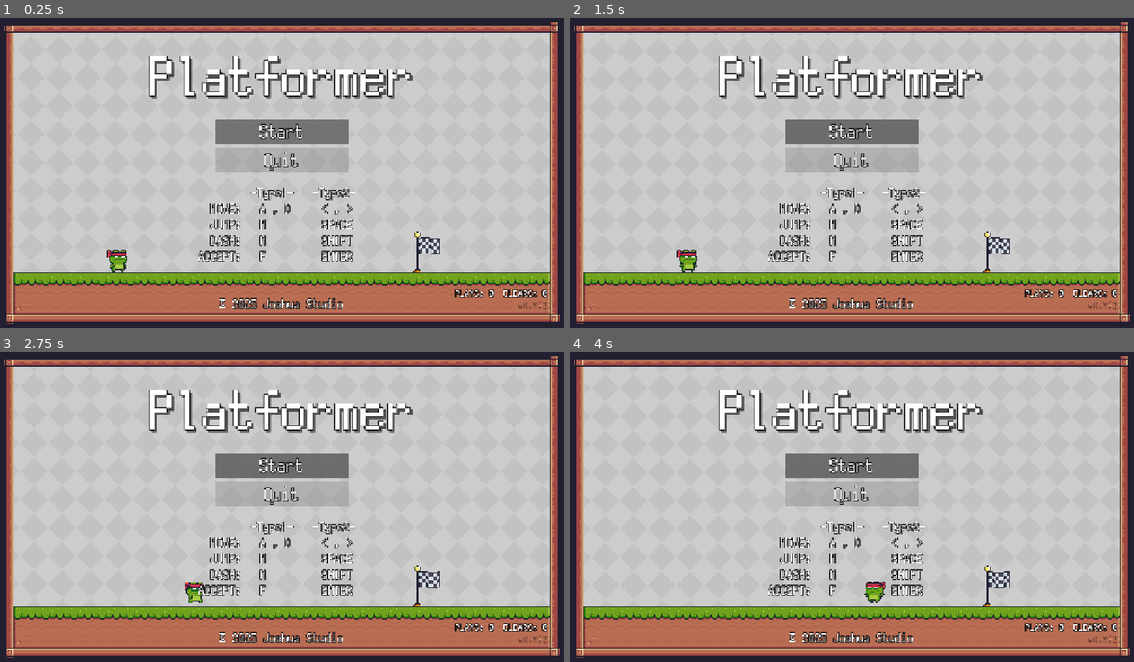
Above: before the commit, frames 1-4 (two rows, left to right).
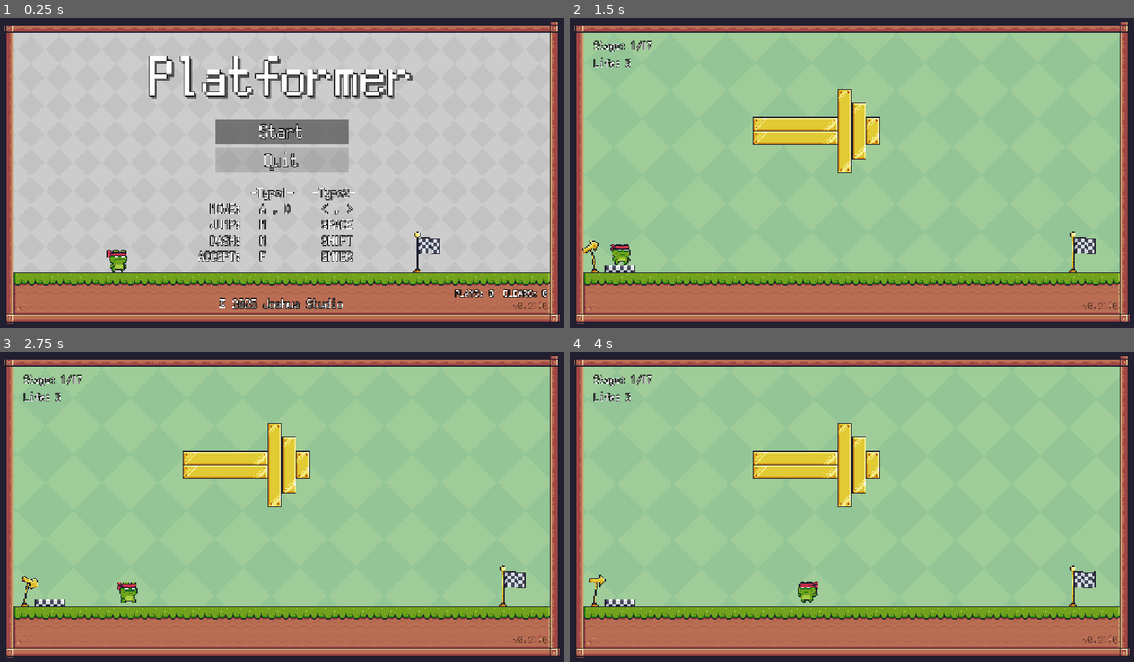
Above: after the commit, the same moments.

Repository: joshuafolkken/godot-2d-platformer
Game: Godot game, scene res://scenes/title.tscn
Two runs of this game, one before a commit and one after it. Both use one fixed random seed, a clock stepped at 60 frames per second and the inputs below.
Inputs (mouse positions are in pixels of both pictures, inside the frame that each line leads up to):
- Up to frame 1 (0.25 s): no input
- Up to frame 2 (1.5 s): click "Start" at 0.5 s; click (852, 129) at 1.25 s, where only the run before the commit has a clickable "Start"
- Up to frame 3 (2.75 s): hold D (right) from 2.03 s (still down); tap Shift (dash) at 2.1 s; tap Space (jump) at 2.27 s
- Up to frame 4 (4 s): tap F (interact) at 2.85 s; tap Space (jump) at 3.02 s; release D (right) at 3.53 s; hold A (left) from 3.53 s (still down); tap Shift (dash) at 3.6 s

The runs differ from the first frame. In frame 1, less than 0.1% of the frame differs, in the area x 90-97%, y 91-94%; in frame 2, 74%, in the area x 2-98%, y 4-94%; in frame 3, 74%; in frame 4, 74%.
Error before the commit: Parse Error: Identifier "Log" not declared in the current scope. (res://scripts/global/game_manager.gd:46)

Commit message:
refactor #142 fix

Diff:
--- a/scenes/title.tscn
+++ b/scenes/title.tscn
@@ -130,7 +130,7 @@
 grow_horizontal = 2
 grow_vertical = 0
 
-[node name="Label" type="Label" parent="CanvasLayer/VBoxContainer2"]
+[node name="CopyrightLabel" type="Label" parent="CanvasLayer/VBoxContainer2"]
 layout_mode = 2
 text = "© 2025 Joshua Studio"
 label_settings = SubResource("LabelSettings_yql1r")
--- a/scripts/global/game_manager.gd
+++ b/scripts/global/game_manager.gd
@@ -43,17 +43,13 @@
 
 
 func load_next_stage() -> void:
-	Log.d()
 	if not _stage_manager.next():
 		Settings.increment_clear_count()
 		load_title_scene()
 		return
 
-	Log.d()
 	var stage_path := _stage_manager._get_stage_path()
-	Log.d()
 	_scene_manager.load_stage(stage_path)
-	Log.d()
 
 
 func _on_player_hit() -> void:
--- /dev/null
+++ b/tests/title_test.gd
@@ -0,0 +1,14 @@
+extends GdUnitTestSuite
+
+const _SCENE_PATH := "res://scenes/title.tscn"
+
+var _runner: GdUnitSceneRunner
+
+
+func before_test() -> void:
+	_runner = scene_runner(_SCENE_PATH)
+
+
+func test_scene_can_be_instantiated() -> void:
+	var label: Label = _runner.find_child("CopyrightLabel")
+	assert_str(label.text).is_equal("© 2025 Joshua Studio")
Not shown, added: tests/title_test.gd.uid
